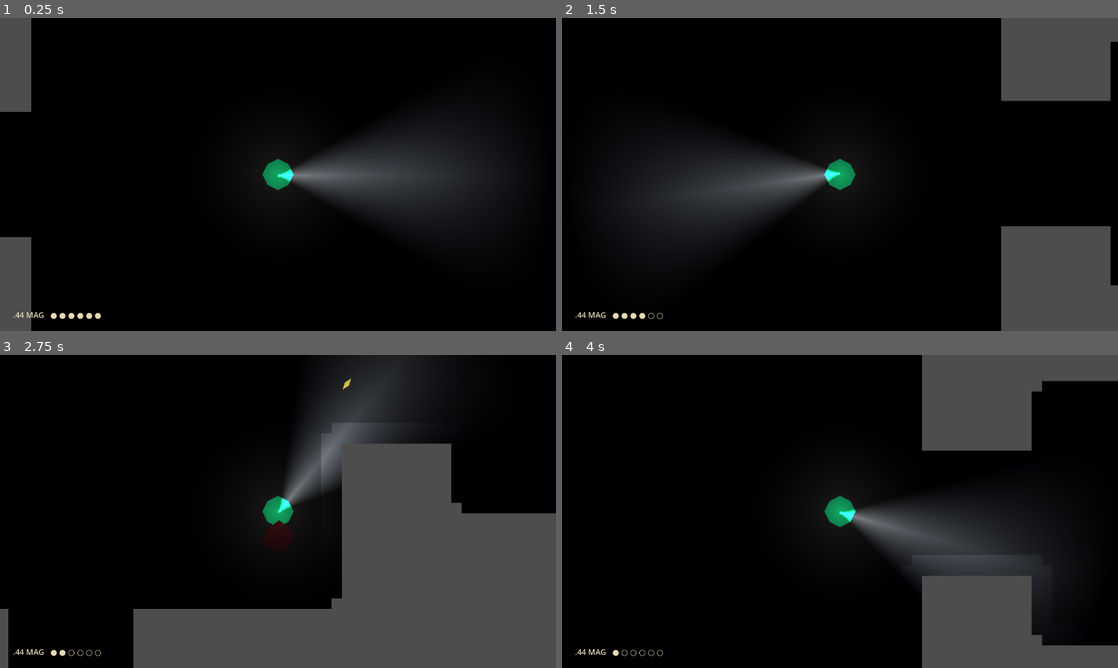
Above: before the commit, frames 1-4 (two rows, left to right).
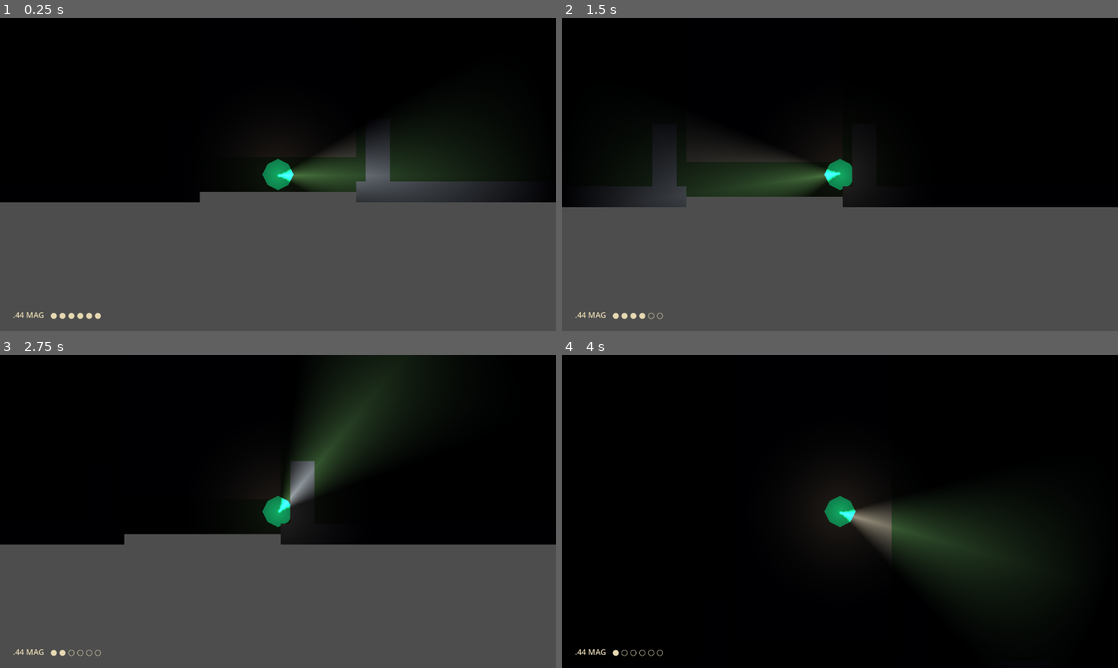
Above: after the commit, the same moments.

Repository: CodingCam-7/We-Lost-Dave
Game: Godot game, scene res://scenes/world.tscn
Two runs of this game, one before a commit and one after it. Both use one fixed random seed, a clock stepped at 60 frames per second and the inputs below. Sound files missing from this copy of the repository are replaced by a short silence.
Inputs (mouse positions are in pixels of both pictures, inside the frame that each line leads up to):
- Up to frame 1 (0.25 s): no input
- Up to frame 2 (1.5 s): tap Enter at 0.5 s; move the mouse to (962, 158) at 0.52 s; press the mouse at (962, 158) at 0.53 s; hold D (move_right) 0.53-1.28 s; move the mouse to (728, 190) at 1.27 s; release the mouse at (728, 190) at 1.28 s; hold S (move_down) from 1.28 s (still down); click (728, 190) at 1.35 s
- Up to frame 3 (2.75 s): move the mouse to (333, 442) at 2.02 s; release S (move_down) at 2.03 s; press the mouse at (333, 442) at 2.03 s; hold D (move_right) from 2.03 s (still down)
- Up to frame 4 (4 s): move the mouse to (812, 574) at 2.77 s; release D (move_right) at 2.78 s; release the mouse at (812, 574) at 2.78 s; hold W (move_up) 2.78-3.53 s; click (812, 574) at 2.85 s; move the mouse to (1006, 558) at 3.52 s; press the mouse at (1006, 558) at 3.53 s; hold A (move_left) from 3.53 s (still down)

The runs differ from the first frame. In frame 1, 44% of the frame differs, in the area x 0-100%, y 0-100%; in frame 2, 41%; in frame 3, 29%; in frame 4, 18%.

Commit message:
Step 1 — front gate, path, foyer, living room; Dave spawns at gate
Rewrites house_room.gd with coordinate origin at Living Room centre.
Dave now spawns at (0, 1080) between the gate pillars and walks north
up the stone path, through the covered porch, foyer, into the living room.
East/west/north walls of Living Room are stubs for step 2.

Co-Authored-By: Claude Sonnet 4.6 <noreply@anthropic.com>

Diff:
--- a/scenes/world.tscn
+++ b/scenes/world.tscn
@@ -7,3 +7,4 @@
 script = ExtResource("1_go701")
 
 [node name="Player" parent="." unique_id=1677727474 instance=ExtResource("1_a02cp")]
+position = Vector2(0, 1080)
--- a/scripts/house_room.gd
+++ b/scripts/house_room.gd
@@ -1,23 +1,30 @@
 extends Node2D
 
+# ─────────────────────────────────────────────────────────────────────────────
+#  HOUSE — FIRST FLOOR
+#
+#  Origin (0, 0) = centre of Living Room.
+#  Y increases southward.  X increases eastward.
+#
+#  STEP 1 (this file):  front yard · gate · path · porch · foyer · living room
+#  Remaining rooms will be added in subsequent steps.
+# ─────────────────────────────────────────────────────────────────────────────
+
 const WALL_T := 24.0
-const HALF_C := 60.0   # half of 120px corridor width
 
-const COLOR_FLOOR     := Color("#2a2a2a")
-const COLOR_WALL      := Color("#3a3a3a")
-const COLOR_WORKBENCH := Color(0.62, 0.44, 0.14)
-const COLOR_CASEBOARD := Color(0.14, 0.30, 0.62)
-const COLOR_REST      := Color(0.28, 0.52, 0.28)
-const COLOR_STASH     := Color(0.44, 0.44, 0.44)
-const COLOR_CHEST     := Color(0.62, 0.44, 0.08)
+const COLOR_WALL    := Color(0.22, 0.22, 0.22)
+const COLOR_OUTDOOR := Color(0.10, 0.15, 0.08)   # dark grass
+const COLOR_PATH    := Color(0.21, 0.19, 0.16)   # dark stone path / porch slab
+const COLOR_FOYER   := Color(0.18, 0.14, 0.09)   # warm amber-dark
+const COLOR_LIVING  := Color(0.15, 0.11, 0.07)   # warm brown-dark
 
 var _enemy_scene := preload("res://scenes/enemy.tscn")
 
 func _ready() -> void:
 	_build_darkness()
-	_build_layout()
-	_place_stations()
-	_place_chests()
+	_build_front_yard()
+	_build_foyer()
+	_build_living_room()
 	_spawn_enemies()
 	_start_ambient()
 
@@ -29,146 +36,94 @@
 	mod.color = Color(0.0, 0.0, 0.05)
 	add_child(mod)
 
-# ── Layout ─────────────────────────────────────────────────────────────────────
+# ── Front Yard · Gate · Path · Covered Porch ──────────────────────────────────
 #
-#  Hub:     600×500  centred on origin
-#  Study:   320×280  north  (y: -680 → -400)
-#  Kitchen: 280×280  east   (x:  450 →  730)
-#  Bedroom: 280×280  west   (x: -730 → -450)
-#  Garage:  320×280  south  (y:  400 →  680)
-#  Corridors: 120px wide, 150px long, connecting each room to the hub
+#  Property south fence:  y = 1100   gate opening at x: -90 → 90
+#  Gate pillars:          x = ±115,  y ≈ 1058
+#  Front path:            x: -90 → 90,    y: 590 → 1060   (180 × 470)
+#  Covered porch slab:    x: -200 → 200,  y: 470 → 590    (400 × 120)
+#  Side fences:           x = ±700,       y: 470 → 1100
 
-func _build_layout() -> void:
-	_build_hub()
-	_build_corridor(Rect2(-HALF_C, -400,    HALF_C * 2, 150), false)  # north
-	_build_study()
-	_build_corridor(Rect2( 300,    -HALF_C, 150, HALF_C * 2), true)   # east
-	_build_kitchen()
-	_build_corridor(Rect2(-450,    -HALF_C, 150, HALF_C * 2), true)   # west
-	_build_bedroom()
-	_build_corridor(Rect2(-HALF_C,  250,    HALF_C * 2, 150), false)  # south
-	_build_garage()
+func _build_front_yard() -> void:
+	# Full outdoor ground (rendered first so path/porch overlay it)
+	_floor_rect(Rect2(-700, 470, 1400, 630), COLOR_OUTDOOR)
 
-func _build_hub() -> void:
-	_floor_rect(Rect2(-300, -250, 600, 500))
-	_wall_h(-300,    -HALF_C, -250);  _wall_h( HALF_C,  300, -250)  # top
-	_wall_h(-300,    -HALF_C,  250);  _wall_h( HALF_C,  300,  250)  # bottom
-	_wall_v(-250,    -HALF_C, -300);  _wall_v( HALF_C,  250, -300)  # left
-	_wall_v(-250,    -HALF_C,  300);  _wall_v( HALF_C,  250,  300)  # right
+	# Stone path up to porch
+	_floor_rect(Rect2(-90, 590, 180, 470), COLOR_PATH)
 
-func _build_corridor(rect: Rect2, horizontal: bool) -> void:
-	_floor_rect(rect)
-	if horizontal:
-		_wall_h(rect.position.x, rect.end.x, rect.position.y)
-		_wall_h(rect.position.x, rect.end.x, rect.end.y)
-	else:
-		_wall_v(rect.position.y, rect.end.y, rect.position.x)
-		_wall_v(rect.position.y, rect.end.y, rect.end.x)
+	# Covered front porch slab
+	_floor_rect(Rect2(-200, 470, 400, 120), COLOR_PATH)
 
-func _build_study() -> void:
-	_floor_rect(Rect2(-160, -680, 320, 280))
-	_wall_h(-160,    160,    -680)                             # top — full
-	_wall_v(-680,   -400,   -160);  _wall_v(-680, -400, 160)  # sides — full
-	_wall_h(-160,   -HALF_C, -400); _wall_h(HALF_C, 160, -400) # bottom — gapped
+	# Property south fence — gap at x: -90 → 90 for gate
+	_wall_h(-700, -90, 1100)
+	_wall_h(  90, 700, 1100)
 
-func _build_kitchen() -> void:
-	_floor_rect(Rect2(450, -140, 280, 280))
-	_wall_h( 450,  730, -140);  _wall_h( 450,  730, 140)     # top/bottom — full
-	_wall_v(-140,  140,  730)                                  # right — full
-	_wall_v(-140, -HALF_C, 450); _wall_v(HALF_C, 140, 450)   # left — gapped
+	# Gate pillars
+	add_child(_make_wall(Vector2(-115, 1058), Vector2(28, 84)))
+	add_child(_make_wall(Vector2( 115, 1058), Vector2(28, 84)))
 
-func _build_bedroom() -> void:
-	_floor_rect(Rect2(-730, -140, 280, 280))
-	_wall_h(-730, -450, -140);  _wall_h(-730, -450, 140)     # top/bottom — full
-	_wall_v(-140,  140, -730)                                  # left — full
-	_wall_v(-140, -HALF_C, -450); _wall_v(HALF_C, 140, -450) # right — gapped
+	# Property side fences (south portion — extended northward each step)
+	_wall_v(470, 1100, -700)   # west
+	_wall_v(470, 1100,  700)   # east
 
-func _build_garage() -> void:
-	_floor_rect(Rect2(-160, 400, 320, 280))
-	_wall_h(-160,  160,  680)                                  # bottom — full
-	_wall_v( 400,  680, -160);  _wall_v(400, 680, 160)        # sides — full
-	_wall_h(-160, -HALF_C, 400); _wall_h(HALF_C, 160, 400)   # top — gapped
+# ── Foyer ──────────────────────────────────────────────────────────────────────
+#
+#  x: -120 → 120   y: 250 → 470   (240 × 220)
+#  Connections:
+#    north  → Living Room  gap x: -80 → 80  (wall owned by _build_living_room)
+#    south  → front door   gap x: -60 → 60
 
-# ── Stations ───────────────────────────────────────────────────────────────────
+func _build_foyer() -> void:
+	_floor_rect(Rect2(-120, 250, 240, 220), COLOR_FOYER)
 
-func _place_stations() -> void:
-	_make_station(Vector2(  0, -560), Vector2(80, 40), COLOR_CASEBOARD, "case_board")
-	_make_station(Vector2(590,    0), Vector2(50, 70), COLOR_WORKBENCH, "workbench")
-	_make_station(Vector2(-590,   0), Vector2(90, 50), COLOR_REST,      "rest_point")
-	_make_station(Vector2(  0,  560), Vector2(70, 50), COLOR_STASH,     "stash")
+	# East / west walls — full foyer height
+	_wall_v(250, 470,  120)
+	_wall_v(250, 470, -120)
 
-func _make_station(center: Vector2, size: Vector2, color: Color, station_id: String) -> void:
-	var body := StaticBody2D.new()
-	body.name = station_id
-	body.position = center
-	body.add_to_group("station")
+	# South wall — front-door gap at x: -60 → 60
+	_wall_h(-120, -60, 470)
+	_wall_h(  60, 120, 470)
 
-	var half := size / 2.0
-	var vis  := Polygon2D.new()
-	vis.color   = color
-	vis.polygon = PackedVector2Array([
-		Vector2(-half.x, -half.y), Vector2(half.x, -half.y),
-		Vector2( half.x,  half.y), Vector2(-half.x, half.y),
-	])
-	body.add_child(vis)
+	# North wall is built by _build_living_room (shared boundary at y = 250)
 
-	var col := CollisionShape2D.new()
-	var box := RectangleShape2D.new()
-	box.size  = size
-	col.shape = box
-	body.add_child(col)
-	add_child(body)
+# ── Living Room ────────────────────────────────────────────────────────────────
+#
+#  x: -300 → 300   y: -250 → 250   (600 × 500)
+#  Connections:
+#    south  → Foyer         gap x: -80 → 80
+#    east   → Dining Room   stub (step 2)
+#    west   → Kitchen       stub (step 2)
+#    north  → exterior wall (backyard step later)
 
-# ── Chests ─────────────────────────────────────────────────────────────────────
+func _build_living_room() -> void:
+	_floor_rect(Rect2(-300, -250, 600, 500), COLOR_LIVING)
 
-func _place_chests() -> void:
-	for pos in [
-		Vector2(-240,  200),  # hub SW corner
-		Vector2( 240, -200),  # hub NE corner
-		Vector2(  80, -630),  # study
-		Vector2( 680,  100),  # kitchen
-		Vector2(-680, -100),  # bedroom
-		Vector2( 100,  630),  # garage
-	]:
-		_make_chest(pos)
+	# North wall — full (exterior for now)
+	_wall_h(-300, 300, -250)
 
-func _make_chest(pos: Vector2) -> void:
-	var body := StaticBody2D.new()
-	body.name = "Chest"
-	body.position = pos
-	body.add_to_group("chest")
+	# East wall — full (Dining Room stub)
+	_wall_v(-250, 250, 300)
 
-	var vis := Polygon2D.new()
-	vis.color   = COLOR_CHEST
-	vis.polygon = PackedVector2Array([
-		Vector2(-16, -11), Vector2(16, -11),
-		Vector2( 16,  11), Vector2(-16,  11),
-	])
-	body.add_child(vis)
+	# West wall — full (Kitchen / Mudroom stub)
+	_wall_v(-250, 250, -300)
 
-	var col := CollisionShape2D.new()
-	var box := RectangleShape2D.new()
-	box.size  = Vector2(32, 22)
-	col.shape = box
-	body.add_child(col)
-	add_child(body)
+	# South wall — gap at x: -80 → 80 for Foyer door
+	# (this also covers the foyer north-wall flanks at x: ±80 → ±120)
+	_wall_h(-300, -80, 250)
+	_wall_h(  80, 300, 250)
 
 # ── Enemies ────────────────────────────────────────────────────────────────────
 
 func _spawn_enemies() -> void:
 	for pos in [
-		Vector2( 240,  180),  # hub — far corner
-		Vector2(-100, -500),  # study
-		Vector2( 640,    0),  # kitchen
-		Vector2(-640,    0),  # bedroom
-		Vector2(   0,  530),  # garage
-		Vector2(  90,  610),  # garage — second lurker
+		Vector2( 200,  130),   # living room — east corner
+		Vector2(-180,  -90),   # living room — west area
 	]:
 		var enemy := _enemy_scene.instantiate()
 		add_child(enemy)
 		enemy.global_position = pos
 
-# ── Ambient audio ──────────────────────────────────────────────────────────────
+# ── Ambient Audio ──────────────────────────────────────────────────────────────
 
 func _start_ambient() -> void:
 	var stream := _try_load_audio("res://assets/audio/ambient_house.ogg")
@@ -183,9 +138,9 @@
 
 # ── Primitives ─────────────────────────────────────────────────────────────────
 
-func _floor_rect(rect: Rect2) -> void:
+func _floor_rect(rect: Rect2, color: Color) -> void:
 	var poly := Polygon2D.new()
-	poly.color   = COLOR_FLOOR
+	poly.color   = color
 	poly.z_index = -1
 	poly.polygon = PackedVector2Array([
 		rect.position,
